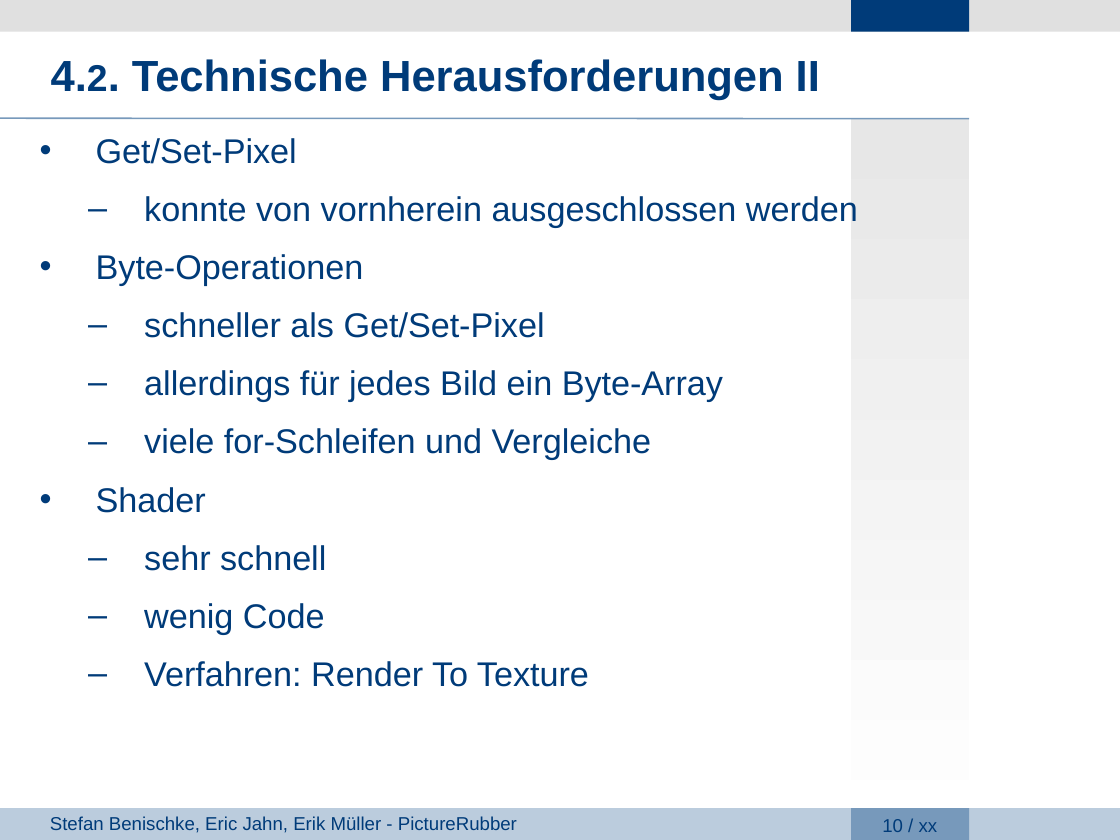
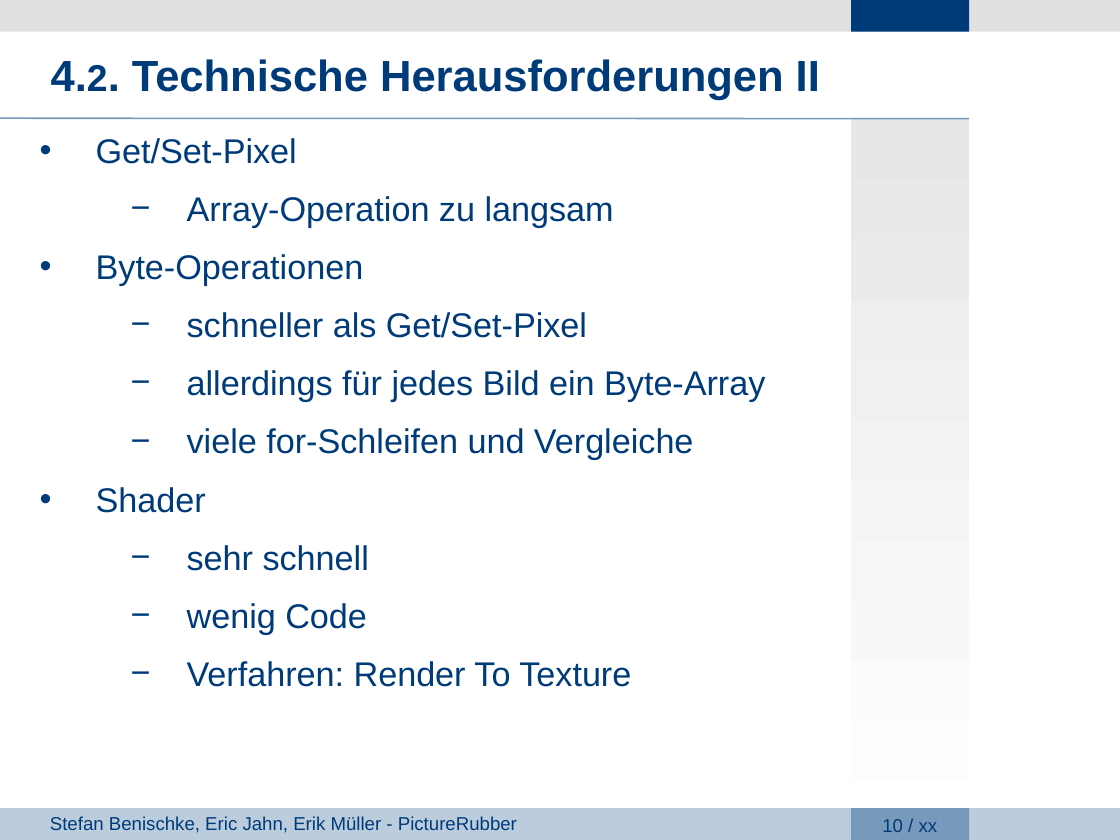
Before and after one commit to giuliarouge/picturerubber, a slide deck: slide 10 of Präsentation.ppt. Drawn at 1120x840 pixels with LibreOffice and Linux fonts; fonts in the diff are those of the drawing; background and template pictures are left out. Boxes give left, top, right and bottom in pixels: in the first picture for what was removed or moved away, otherwise in the second. Text is boxed around its words. In the diff, an @@ line names an element or a change of style, - is before the commit and + after.

```diff
--- a/Präsentation.ppt
+++ b/Präsentation.ppt
@@ text at [187, 196, 614, 227]: text changed @@
-  – konnte von vornherein ausgeschlossen werden
+  − Array-Operation zu langsam
@@ text at [187, 312, 765, 687]: bullet – to − @@
```
Also in this commit, not shown: 11 other slides changed, 6 other files.
